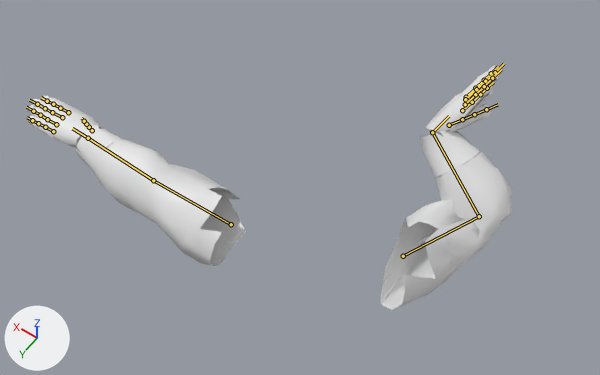
A saved change to the Blender file sources_blender/bras_fps_anims.blend.
Rendered twice from a 50 mm lens placed at (-0.63, 0.95, 3.153), pointed at (0.156, -0.15, 1.424). Arrows for +X, +Y and +Z are at lower left; the lights stay in place. The picture after the commit comes second. Both versions are drawn at frame 36 of the action 'finisher_dos'; the numbers are the values there. The bones that change, and the others that lie on the model, are drawn over the model as lines.

In view in the first picture: 'brassards', 'gants', 'manches'.
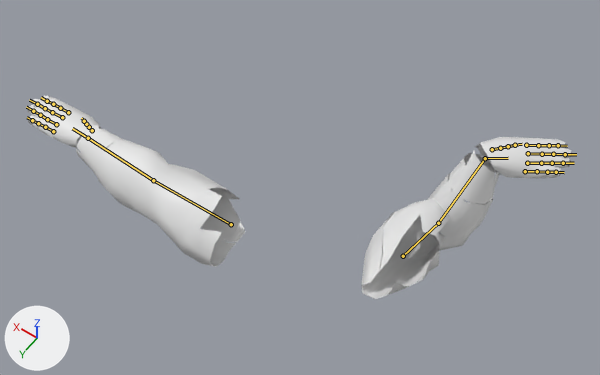
Edits to the bpy script that builds the scene:
```text
Change bone_upperarm_r:
    where bone_upperarm_r = bpy.data.objects['Armature'].pose.bones['upperarm_r']  # child of 'clavicle_r'
    bone_upperarm_r.rotation_quaternion: (0.876, 0.38, 0.236, 0.182) -> (0.591, 0.186, 0.526, 0.582)  # degrees (51, 16, 31) -> degrees (66, 24, 105)
Change bone_lowerarm_r:
    where bone_lowerarm_r = bpy.data.objects['Armature'].pose.bones['lowerarm_r']  # child of 'upperarm_r'
    bone_lowerarm_r.rotation_quaternion: (0.474, 0.482, -0.517, -0.526) -> (0.456, 0.499, -0.497, -0.544)  # degrees (90, 1, -95) -> degrees (90, 5, -95)
Change bone_hand_r:
    where bone_hand_r = bpy.data.objects['Armature'].pose.bones['hand_r']  # child of 'lowerarm_r'
    bone_hand_r.rotation_quaternion: (0.788, -0.287, -0.186, 0.512) -> (0.797, -0.29, -0.181, 0.498)  # degrees (-40, 0, 66) -> degrees (-40, 0, 64)
```

Boxes [x1, y1, x2, y2] around the edits, measured in the pictures (600 x 375 px):
'manches', posed (6% shorter): before [97, 139, 513, 310]; after [97, 139, 493, 299]
'gants', posed (15% wider): before [27, 65, 500, 148]; after [27, 96, 573, 178]
'brassards', posed (48% taller): before [76, 125, 480, 178]; after [76, 125, 499, 204]
bone 'upperarm_r', root to tip: before (403, 256) to (479, 216); after (403, 256) to (438, 223)
bone 'lowerarm_r', root to tip: before (479, 216) to (432, 132); after (438, 223) to (485, 158)
bone 'hand_r', root to tip: before (432, 132) to (449, 116); after (485, 158) to (508, 158)
